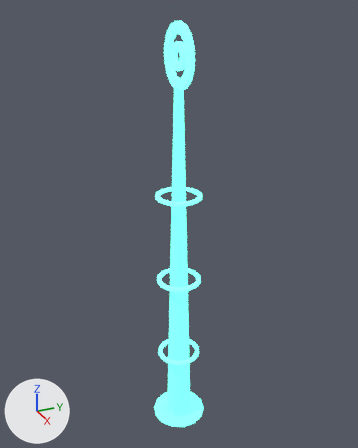
The glTF model assets3d/fx/fx_drop_set.glb as it was, and as the next commit left it.
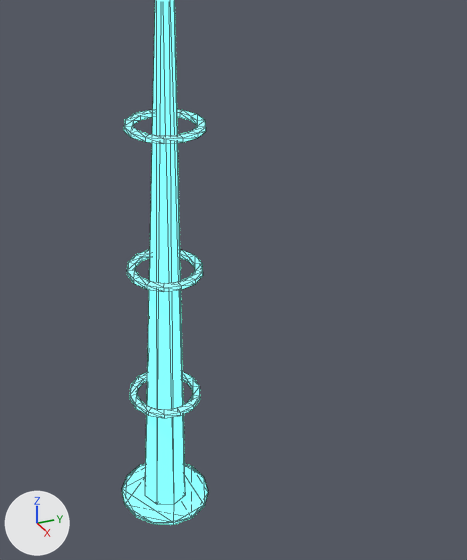
Each version appears first whole from a 50 mm camera at (4.4, -1.98, 4.8) aimed at (-0.1, 0.05, 2.55), and next in a close-up on the part from 23% to 99% of the width and 27% to 100% of the height. Lighting does not change. The marker at lower left points along +X, +Y and +Z. The older version's two pictures come first. The close-ups show mesh edges as thin lines. Vertices at exactly the same position are counted once.

In view in the first close-up: 'fx_drop_set'.
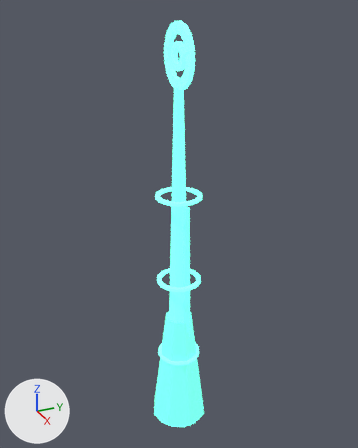
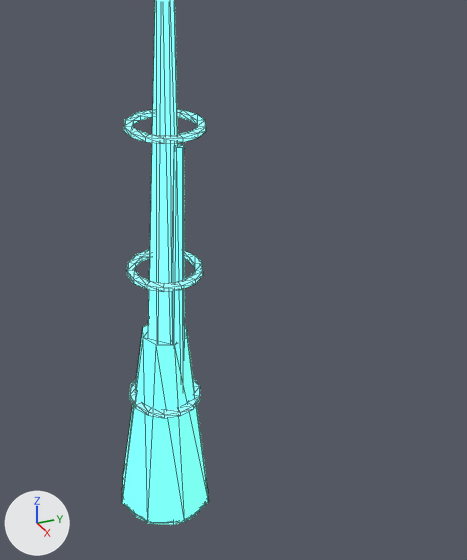
Pixel boxes [x1, y1, x2, y2] of what changed, in the close-ups (467 x 560 px):
'fx_drop_set', reshaped: before [122, 0, 208, 525]; after [122, 0, 209, 525]
part 1 of me_fx_drop_set, added (green): after [122, 325, 209, 523]
part 2 of me_fx_drop_set, added (green): after [172, 144, 185, 374]

Edits to the bpy script that builds the scene:
```text
Add mat_m__5fe3c0_shell_004:
    mat_m__5fe3c0_shell_004 = principled_material('M_#5FE3C0_shell.004')
    mat_m__5fe3c0_shell_004.base_color = (0.114, 0.774, 0.536)  # green #5fe4c1
    mat_m__5fe3c0_shell_004.roughness = 0.6
    mat_m__5fe3c0_shell_004.emission_color = (0.147, 1.0, 0.692)  # green #6bffd9
    mat_m__5fe3c0_shell_004.emission_strength = 1.084
Add mat_m__5fe3c0_shell_003:
    mat_m__5fe3c0_shell_003 = principled_material('M_#5FE3C0_shell.003')
    mat_m__5fe3c0_shell_003.base_color = (0.114, 0.774, 0.536)  # green #5fe4c1
    mat_m__5fe3c0_shell_003.roughness = 0.6
    mat_m__5fe3c0_shell_003.emission_color = (0.137, 0.929, 0.643)  # green #67f7d2
    mat_m__5fe3c0_shell_003.emission_strength = 1.0
Change me_fx_drop_set:
    used by ob_fx_drop_set; location = (0.0, 0.0, 0.0)
    remove me_fx_drop_set.from_pydata(...)  # 460 vertices, 772 faces; spans x -0.31..0.31, y -0.32..0.32, z 0.0..4.61
    add me_fx_drop_set.from_pydata(...)  # 486 vertices, 816 faces; spans x -0.34..0.34, y -0.34..0.34, z 0.0..4.61
    me_fx_drop_set part 1: a new loose piece, an 8-sided cut cone along z (radius 0.34 at the low end, 0.16 at the high end) spanning x -0.34..0.34, y -0.34..0.34, z 0.02..1.42, in mat_m__5fe3c0_shell_003 (green #5fe4c1, glowing green #67f7d2)
    me_fx_drop_set part 2: a new loose piece, a 5-sided cut cone along z (radius 0.07 at the low end, 0.03 at the high end) spanning x 0.05..0.19, y -0.02..0.11, z 0.02..2.82, in mat_m__5fe3c0_shell_004 (green #5fe4c1, glowing green #6bffd9)
    add me_fx_drop_set.materials.append(mat_m__5fe3c0_shell_003)  # green #5fe4c1, glowing green #67f7d2
    add me_fx_drop_set.materials.append(mat_m__5fe3c0_shell_004)  # green #5fe4c1, glowing green #6bffd9
```
